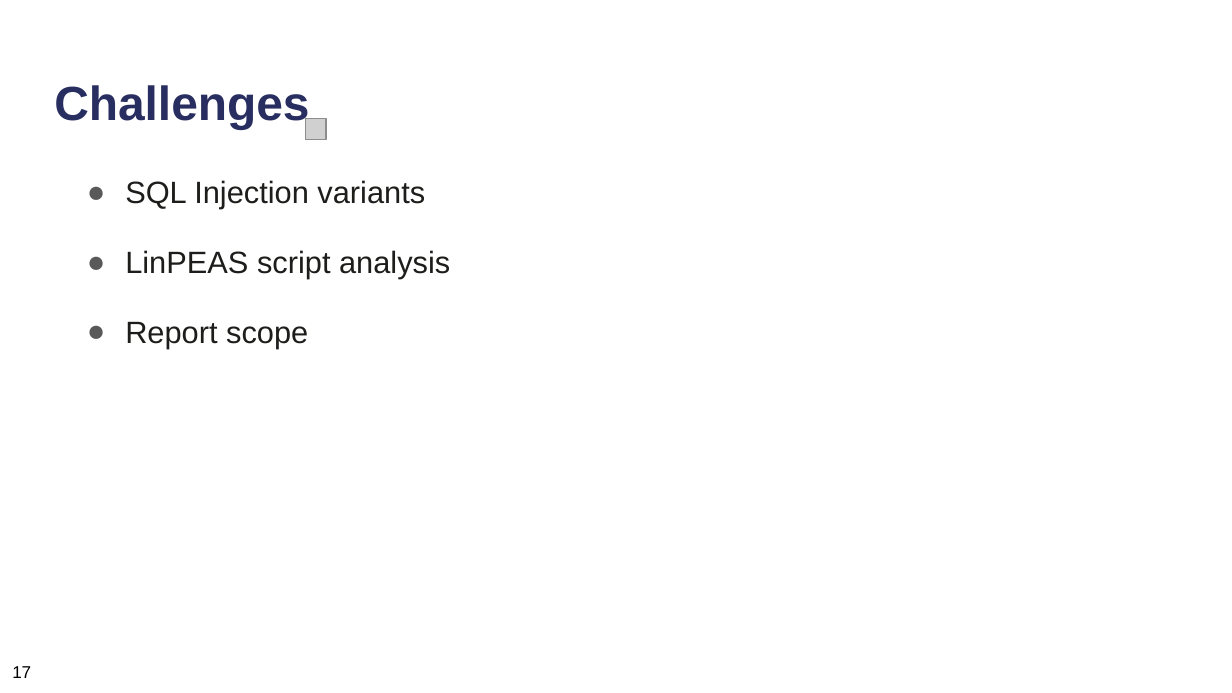
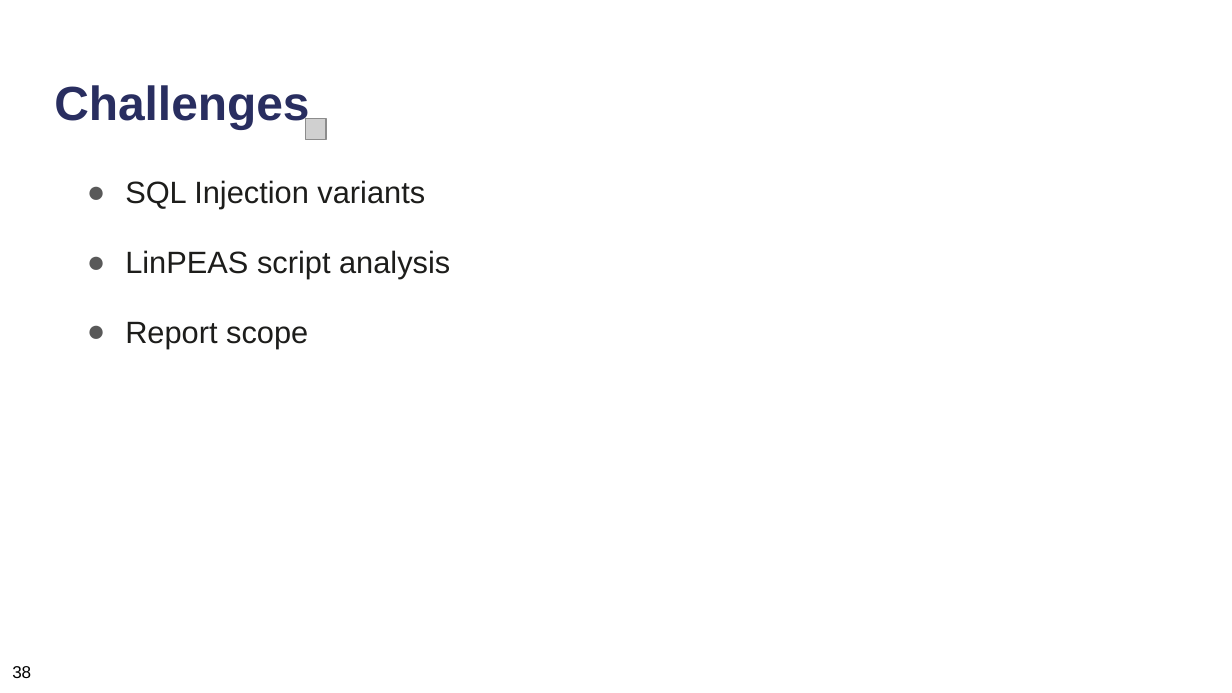
Before and after one commit to neubert-simon/auv-final-report, a slide deck: slide 54 of Final Presentation/ICS_Praesentationsfolien.pptx. Drawn at 1232x693 pixels with LibreOffice and Linux fonts; fonts in the diff are those of the drawing; grey boxes stand for pictures. Boxes give left, top, right and bottom in pixels: in the first picture for what was removed or moved away, otherwise in the second. Text is boxed around its words. In the diff, an @@ line names an element or a change of style, - is before the commit and + after.

```diff
--- a/Final Presentation/ICS_Praesentationsfolien.pptx
+++ b/Final Presentation/ICS_Praesentationsfolien.pptx
@@ text at (12,666,31,678): text changed @@
-17
+38
```
Also in this commit, not shown: 60 other slides changed, 3 slides added, 2 slides removed, 10 other files.
